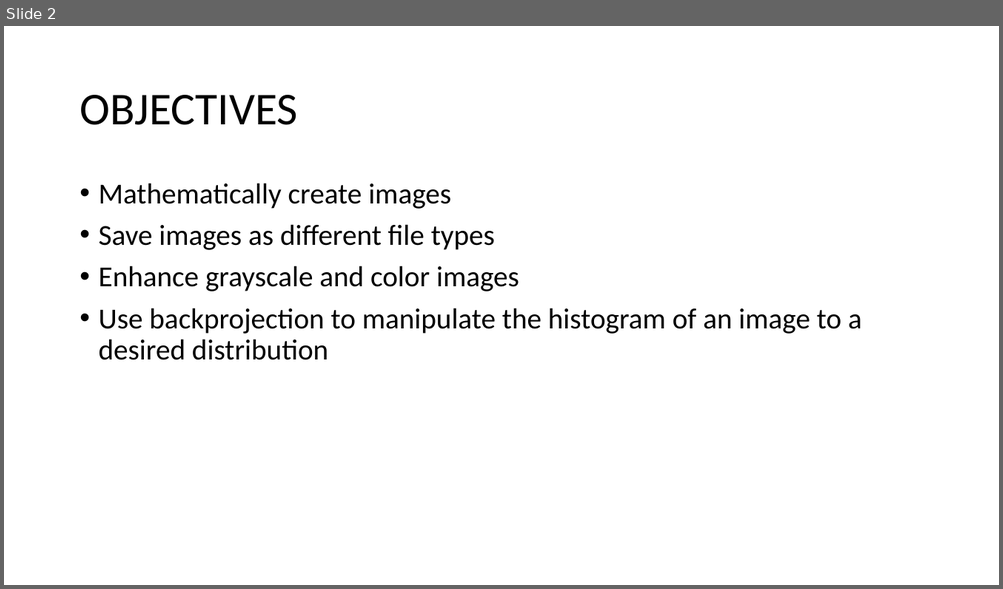
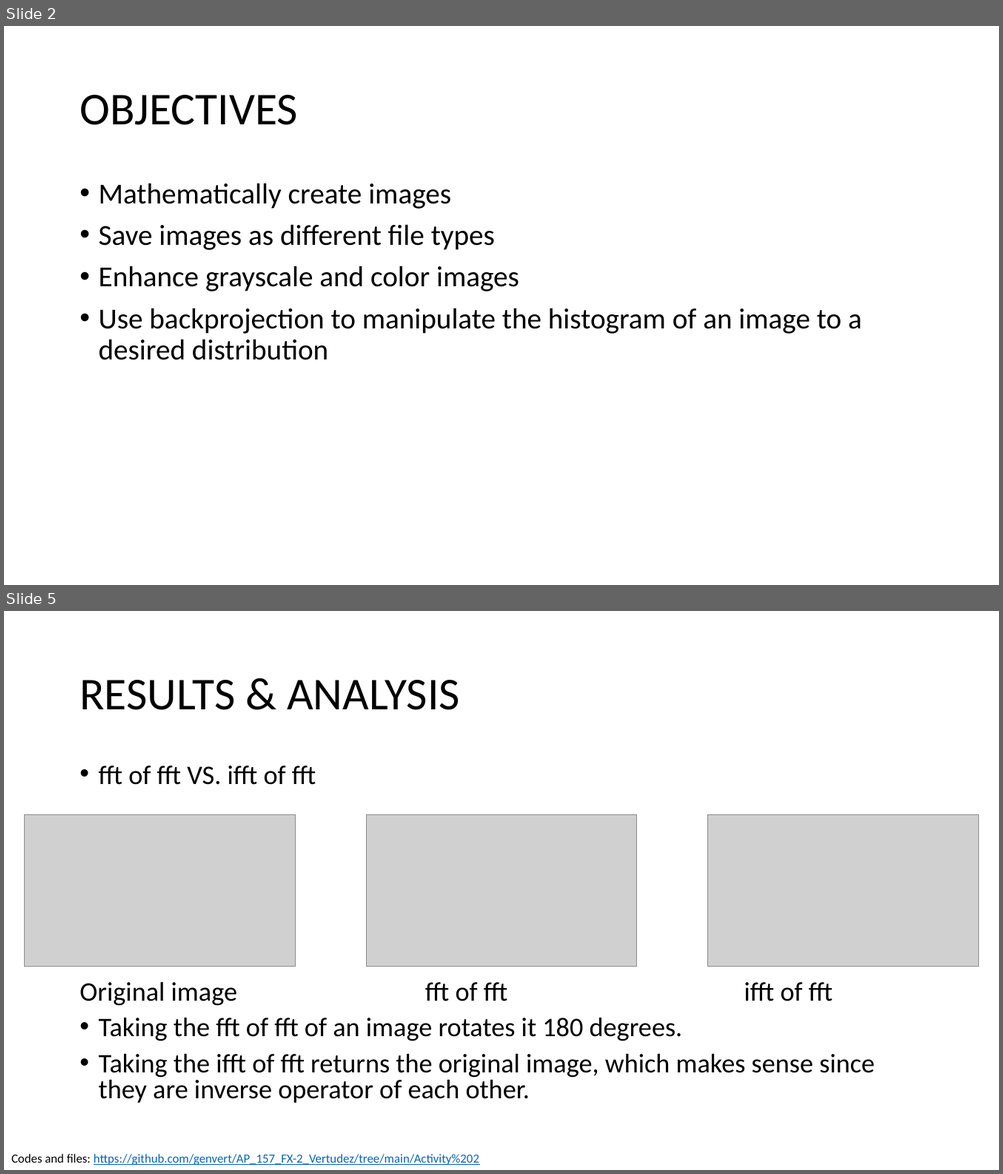
Before and after one commit to genvert/AP_157_FX-2_Vertudez, a slide deck: Activity 1/Vertudez_Activity_1_Report.pptx. Shown one above the other, each under a label of ours: slide 2 before the commit, slides 2 and 5 after it; the slides between them are not shown. The pictures are 1003x589 and 1003x1174 pixels, drawn with LibreOffice and Linux fonts; fonts in the diff are those of the drawing; grey boxes stand for pictures. Boxes give left, top, right and bottom in pixels: in the first picture for what was removed or moved away, otherwise in the second. Text is boxed around its words. In the diff, an @@ line names an element or a change of style, - is before the commit and + after.

```diff
--- a/Activity 1/Vertudez_Activity_1_Report.pptx
+++ b/Activity 1/Vertudez_Activity_1_Report.pptx
@@ slide 5 added at (x1=4, y1=611, x2=999, y2=1170), background #FFFFFF @@
@@ title added at (x1=79, y1=680, x2=459, y2=710), 44 pt, text #000000 @@
+RESULTS & ANALYSIS
@@ text added at (x1=79, y1=766, x2=874, y2=1103), 25.9 pt, text #000000 @@
+• fft of fft VS. ifft of fft
+Original image fft of fft ifft of fft
+• Taking the fft of fft of an image rotates it 180 degrees.
+• Taking the ifft of fft returns the original image, which makes sense since they are inverse operator of each other.
@@ picture added at (x1=25, y1=815, x2=296, y2=967) @@
@@ picture added at (x1=366, y1=815, x2=637, y2=967) @@
@@ picture added at (x1=708, y1=815, x2=979, y2=967) @@
@@ text added at (x1=11, y1=1154, x2=479, y2=1165), 12 pt, text #0563C1, underline @@
+Codes and files: https://github.com/genvert/AP_157_FX-2_Vertudez/tree/main/Activity%202
```
Also in this commit, not shown: 1 slide changed, 4 other slides added, 2 slides removed, 2 other files.
